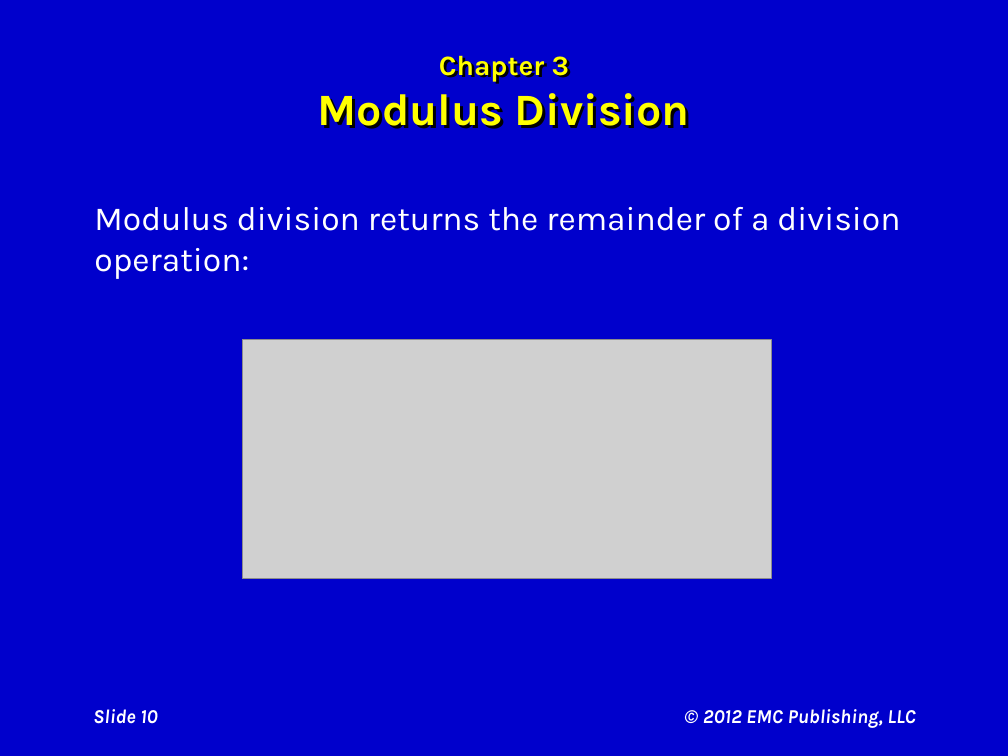
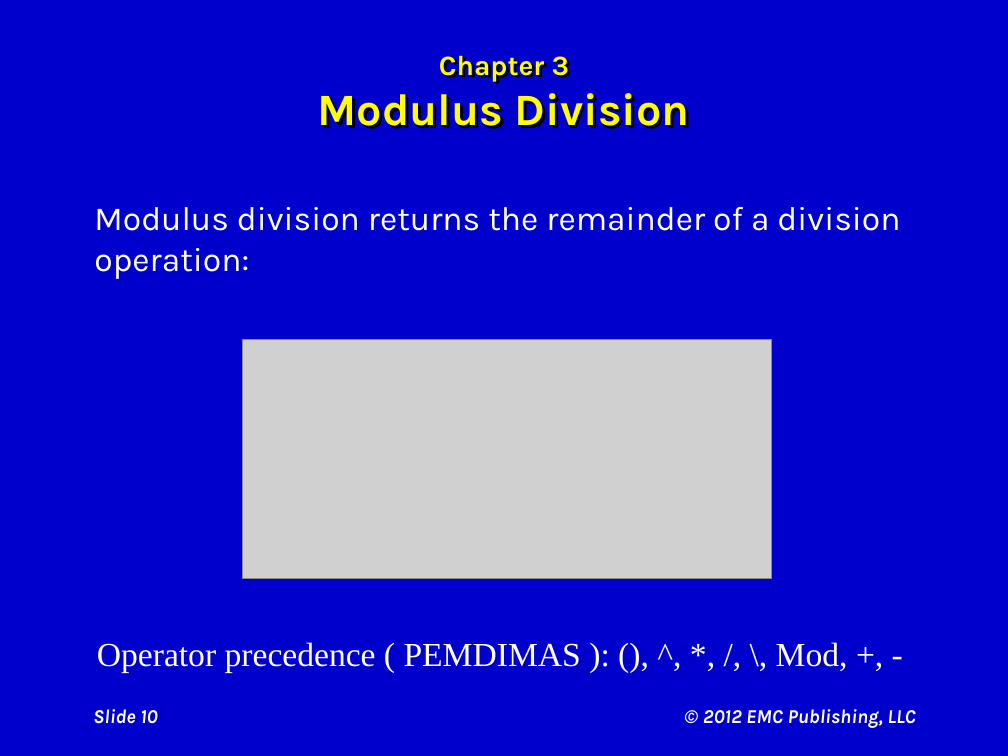
Before and after one commit to rvolyar/MHSCompSci, a slide deck: slide 10 of assets/courses/compsci1/Cosma/Ch03 Visual Aids.pptx. Drawn at 1008x756 pixels with LibreOffice and Linux fonts; fonts in the diff are those of the drawing; grey boxes stand for pictures. Boxes give left, top, right and bottom in pixels: in the first picture for what was removed or moved away, otherwise in the second. Text is boxed around its words. In the diff, an @@ line names an element or a change of style, - is before the commit and + after.

```diff
--- a/assets/courses/compsci1/Cosma/Ch03 Visual Aids.pptx
+++ b/assets/courses/compsci1/Cosma/Ch03 Visual Aids.pptx
@@ text added at [97, 642, 848, 673], 24 pt, text #FFFFFF @@
+Operator precedence ( PEMDIMAS ): (), ^, *, /, \, Mod, +, -
```
Also in this commit, not shown: 3 other slides changed, 7 other files.
